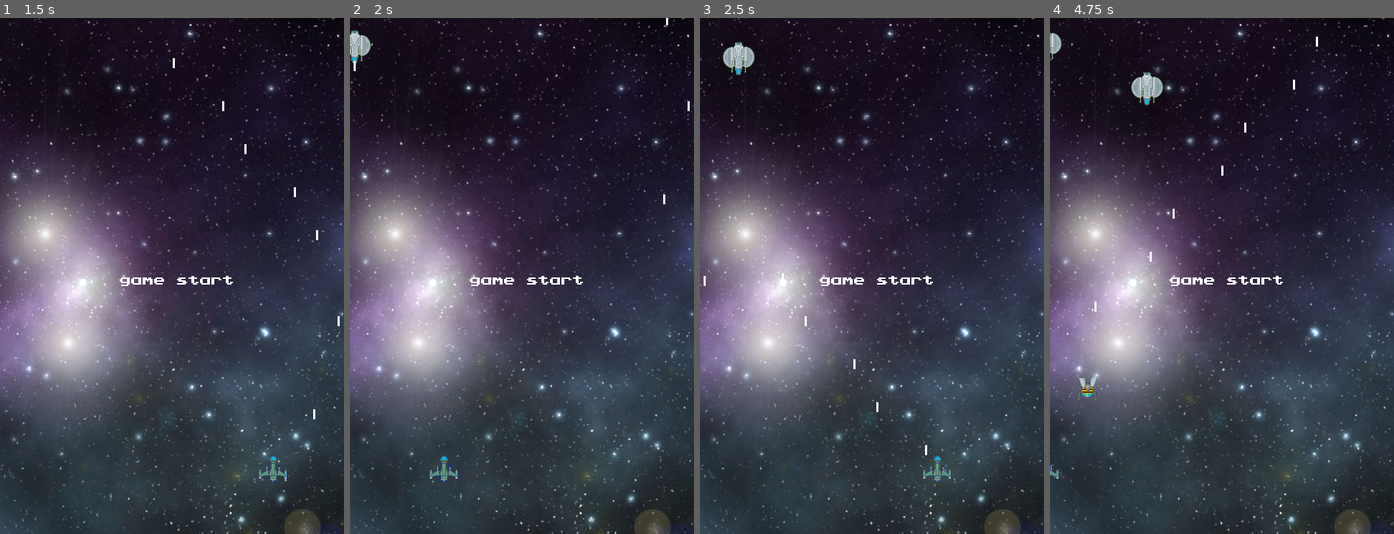
Above: before the commit, frames 1-4 (left to right).
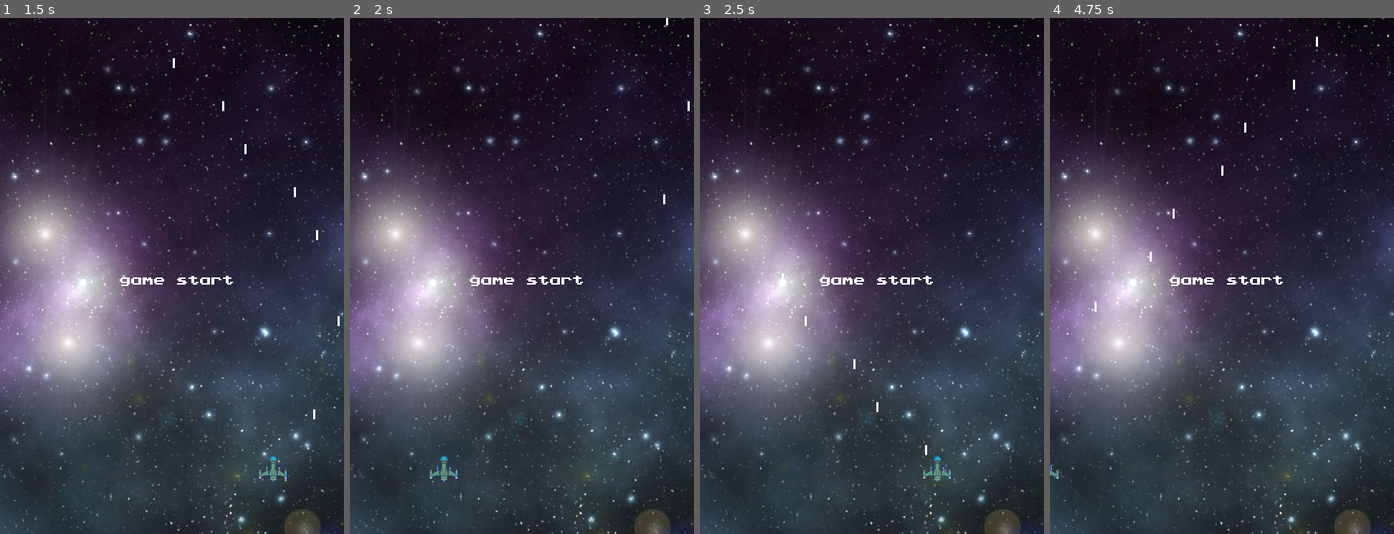
Above: after the commit, the same moments.

Repository: CaKellum/LoneStarfighter
Game: Godot game, scene res://src/Complete.tscn
Same seed, same stepped clock (60 frames per second), same inputs: the game is played once before the commit and once after it.
Inputs:
- Up to frame 1 (1.5 s): tap Enter at 0.5 s; hold Right (right) 0.53-1.28 s; hold W (fire) 0.53-1.28 s; hold Left (left) from 1.28 s (still down); tap W (fire) at 1.35 s
- Up to frame 2 (2 s): keep holding Left (left)
- Up to frame 3 (2.5 s): release Left (left) at 2.03 s; hold Right (right) from 2.03 s (still down); hold W (fire) from 2.03 s (still down)
- Up to frame 4 (4.75 s): release W (fire) at 2.78 s; tap W (fire) at 2.85, 4.35 s; release Right (right) at 3.53 s; hold W (fire) 3.53-4.28 s; hold Left (left) from 3.53 s (still down)

Frame 1 is identical in both runs. In frame 2, 0.3% of the frame differs, in the area x 0-7%, y 2-11%; in frame 3, 0.4%; in frame 4, 0.6%, in the area x 0-36%, y 2-75%.

Commit message:
Implements wave functions

Diff:
--- a/project/src/EnemyBoss.gd
+++ b/project/src/EnemyBoss.gd
@@ -7,7 +7,7 @@
 var is_on_path := false
 var is_in_area := false
 var can_fire := false
-var can_move := true
+var can_move := false
 var velocity := Vector2.ZERO
 var amt_fired := 0
 var hit_count := 0
--- a/project/src/EnemyHard.gd
+++ b/project/src/EnemyHard.gd
@@ -7,7 +7,7 @@
 var is_on_path := false
 var is_in_area := false
 var can_fire := false
-var can_move := true
+var can_move := false
 var velocity := Vector2.ZERO
 var amt_fired := 0
 var hit_count := 0
@@ -73,3 +73,7 @@
 	can_fire = true
 	$FireTimer.wait_time = rng.randf_range(1,3)
 	$FireTimer.start()
+
+
+func _on_Game_game_live():
+	can_move = true
--- a/project/src/EnemyLow.gd
+++ b/project/src/EnemyLow.gd
@@ -7,7 +7,7 @@
 var is_on_path := false
 var is_in_area := false
 var can_fire := false
-var can_move := true
+var can_move := false
 var velocity := Vector2.ZERO
 var path_points := []
 
@@ -65,3 +65,7 @@
 	can_fire = true
 	$FireTimer.wait_time = rng.randf_range(5,7)
 	$FireTimer.start()
+
+
+func _on_Game_game_live():
+	can_move = true
--- a/project/src/EnemyMedium.gd
+++ b/project/src/EnemyMedium.gd
@@ -7,10 +7,9 @@
 var is_on_path := false
 var is_in_area := false
 var can_fire := false
-var can_move := true
+var can_move := false
 var velocity := Vector2.ZERO
 var path_points := []
-
 
 onready var start_pos := position
 onready var enemy_move := EnemyMovement.new(start_pos)
@@ -66,3 +65,7 @@
 	can_fire = true
 	$FireTimer.wait_time = rng.randf_range(3,5)
 	$FireTimer.start()
+
+
+func _on_Game_game_live():
+	can_move= true
--- a/project/src/Game.gd
+++ b/project/src/Game.gd
@@ -3,6 +3,8 @@
 signal game_win
 signal game_loose
 signal new_wave
+signal game_live
+signal repopulate
 
 var is_game_live := false
 
@@ -19,13 +21,17 @@
 		if wave_progress == 3:
 			wave +=1
 			wave_progress = 0
+			$GameIndicator.text = "wave "+str(wave)
+			$GameIndicator.show()
+			emit_signal("repopulate")
 			$WaveDelay.start()
 		if wave == 3:
 			boss_level()
 
 
 func boss_level()->void:
-	self.add_child(enemy_boss.new())
+	self.add_child(enemy_boss.instance())
+
 
 func _on_PlayerShip_game_over()->void:
 	emit_signal("game_loose")
@@ -33,17 +39,21 @@
 
 
 func _on_LowEnemyColection_low_enemy_destroyed()->void:
+	print("low gone")
 	wave_progress +=1
 
 
 func _on_MedEnemyCollection_med_enemy_destroyed()->void:
+	print("med gone")
 	wave_progress +=1
 
 
 func _on_HardEnemyCollection_hard_enemy_destroyed()->void:
+	print("high gone")
 	wave_progress +=1
 
 
-func _on_WaveDelay_timeout():
+func _on_WaveDelay_timeout()->void:
 	$GameIndicator.hide()
+	emit_signal("game_live")
 	is_game_live = true
--- a/project/src/Game.tscn
+++ b/project/src/Game.tscn
@@ -80,6 +80,7 @@
 scale = Vector2( 0.5, 0.5 )
 
 [node name="Timer" type="Timer" parent="LowEnemyColection"]
+one_shot = true
 
 [node name="MedEnemyCollection" type="Path2D" parent="."]
 position = Vector2( 38.6956, -181.17 )
@@ -112,6 +113,7 @@
 scale = Vector2( 0.6, 0.6 )
 
 [node name="Timer" type="Timer" parent="MedEnemyCollection"]
+one_shot = true
 
 [node name="HardEnemyCollection" type="Path2D" parent="."]
 position = Vector2( -143.843, 77.2874 )
@@ -128,6 +130,7 @@
 position = Vector2( -873.984, -101.823 )
 
 [node name="Timer" type="Timer" parent="HardEnemyCollection"]
+one_shot = true
 
 [node name="WaveDelay" type="Timer" parent="."]
 wait_time = 10.0
@@ -151,11 +154,29 @@
 __meta__ = {
 "_edit_use_anchors_": false
 }
+[connection signal="game_live" from="." to="HardEnemyCollection/Enemy_Hard" method="_on_Game_game_live"]
+[connection signal="game_live" from="." to="HardEnemyCollection/Enemy_Hard2" method="_on_Game_game_live"]
+[connection signal="game_live" from="." to="LowEnemyColection/Enemy_low3" method="_on_Game_game_live"]
+[connection signal="game_live" from="." to="MedEnemyCollection/Enemey_Medium5" method="_on_Game_game_live"]
+[connection signal="game_live" from="." to="MedEnemyCollection/Enemey_Medium7" method="_on_Game_game_live"]
+[connection signal="game_live" from="." to="MedEnemyCollection/Enemey_Medium" method="_on_Game_game_live"]
+[connection signal="game_live" from="." to="MedEnemyCollection/Enemey_Medium2" method="_on_Game_game_live"]
+[connection signal="game_live" from="." to="LowEnemyColection/Enemy_low4" method="_on_Game_game_live"]
+[connection signal="game_live" from="." to="LowEnemyColection/Enemy_low2" method="_on_Game_game_live"]
+[connection signal="game_live" from="." to="MedEnemyCollection/Enemey_Medium3" method="_on_Game_game_live"]
+[connection signal="game_live" from="." to="MedEnemyCollection/Enemey_Medium8" method="_on_Game_game_live"]
+[connection signal="game_live" from="." to="LowEnemyColection/Enemy_low5" method="_on_Game_game_live"]
+[connection signal="game_live" from="." to="LowEnemyColection/Enemy_low" method="_on_Game_game_live"]
+[connection signal="game_live" from="." to="LowEnemyColection/Enemy_low6" method="_on_Game_game_live"]
+[connection signal="game_live" from="." to="HardEnemyCollection/Enemy_Hard3" method="_on_Game_game_live"]
+[connection signal="repopulate" from="." to="LowEnemyColection" method="_on_Game_repopulate"]
+[connection signal="repopulate" from="." to="MedEnemyCollection" method="_on_Game_repopulate"]
+[connection signal="repopulate" from="." to="HardEnemyCollection" method="_on_Game_repopulate"]
 [connection signal="game_over" from="PlayerShip" to="." method="_on_PlayerShip_game_over"]
 [connection signal="low_enemy_destroyed" from="LowEnemyColection" to="." method="_on_LowEnemyColection_low_enemy_destroyed"]
+[connection signal="timeout" from="LowEnemyColection/Timer" to="LowEnemyColection" method="_on_Timer_timeout"]
 [connection signal="med_enemy_destroyed" from="MedEnemyCollection" to="." method="_on_MedEnemyCollection_med_enemy_destroyed"]
+[connection signal="timeout" from="MedEnemyCollection/Timer" to="MedEnemyCollection" method="_on_Timer_timeout"]
 [connection signal="hard_enemy_destroyed" from="HardEnemyCollection" to="." method="_on_HardEnemyCollection_hard_enemy_destroyed"]
+[connection signal="timeout" from="HardEnemyCollection/Timer" to="HardEnemyCollection" method="_on_Timer_timeout"]
 [connection signal="timeout" from="WaveDelay" to="." method="_on_WaveDelay_timeout"]
-[connection signal="timeout" from="WaveDelay" to="LowEnemyColection" method="_on_WaveDelay_timeout"]
-[connection signal="timeout" from="WaveDelay" to="MedEnemyCollection" method="_on_WaveDelay_timeout"]
-[connection signal="timeout" from="WaveDelay" to="HardEnemyCollection" method="_on_WaveDelay_timeout"]
--- a/project/src/HardEnemyColection.gd
+++ b/project/src/HardEnemyColection.gd
@@ -2,10 +2,32 @@
 
 signal hard_enemy_destroyed
 
+const CHILDREN = 4
+const CHILD_SPAWN := [Vector2(0,0),Vector2(-880,-100),Vector2(-688,-64)]
+
+var enemy_hard = preload("res://src/EnemyHard.tscn")
+var has_emited = false
+
 func _process(_delta:float)->void:
-	if get_child_count() == 0:
+	if get_child_count() == 1 and (not has_emited):
 		emit_signal("hard_enemy_destroyed")
+		has_emited = true
 
 
-func _on_WaveDelay_timeout():
-	pass # Replace with function body.
+func populate()->void:
+	if get_child_count() < CHILDREN:
+		var new_enemy = enemy_hard.instance()
+		new_enemy.position = CHILD_SPAWN[get_child_count()-1]
+		new_enemy.can_move = true
+		self.add_child(new_enemy)
+		$Timer.start()
+	else:
+		has_emited = false
+
+
+func _on_Timer_timeout():
+	populate()
+
+
+func _on_Game_repopulate():
+	populate()
--- a/project/src/LowEnemyColection.gd
+++ b/project/src/LowEnemyColection.gd
@@ -2,10 +2,34 @@
 
 signal low_enemy_destroyed
 
+const CHILDREN = 7
+const CHILD_SPAWN := [Vector2(-192,704),Vector2(-320,704),Vector2(-480,704),
+Vector2(-656,704),Vector2(-880,704),Vector2(-1080,704)]
+
+var enemy_low = preload("res://src/EnemyLow.tscn")
+var has_emited = false
+
 func _process(_delta:float)->void:
-	if get_child_count() == 0:
+	if get_child_count() == 1 and (not has_emited):
 		emit_signal("low_enemy_destroyed")
+		has_emited = true
 
 
-func _on_WaveDelay_timeout():
-	pass # Replace with function body.
+func populate()->void:
+	if get_child_count() < CHILDREN:
+		var new_enemy = enemy_low.instance()
+		new_enemy.position = CHILD_SPAWN[get_child_count()-1]
+		new_enemy.can_move = true
+		new_enemy.scale = Vector2(.5,.5)
+		self.add_child(new_enemy)
+		$Timer.start()
+	else:
+		has_emited = false
+
+
+func _on_Timer_timeout():
+	populate()
+
+
+func _on_Game_repopulate():
+	populate()
--- a/project/src/MedEnemyCollection.gd
+++ b/project/src/MedEnemyCollection.gd
@@ -2,10 +2,34 @@
 
 signal med_enemy_destroyed
 
+const CHILDREN = 8
+const CHILD_SPAWN := [Vector2(-192,64),Vector2(-320,64),Vector2(-480,64),
+Vector2(-656,64),Vector2(-880,64),Vector2(-1080,64),Vector2(-1080,64),Vector2(-1080,64)]
+
+var enemy_med = preload("res://src/EnemyMedium.tscn")
+var has_emited = false
+
 func _process(_delta:float)->void:
-	if get_child_count() == 0:
+	if get_child_count() == 1 and (not has_emited):
 		emit_signal("med_enemy_destroyed")
+		has_emited = true
 
 
-func _on_WaveDelay_timeout():
-	pass # Replace with function body.
+func populate()->void:
+	if get_child_count() < CHILDREN:
+		var new_enemy = enemy_med.instance()
+		new_enemy.position = CHILD_SPAWN[get_child_count()-1]
+		new_enemy.can_move = true
+		new_enemy.scale = Vector2(.5,.5)
+		self.add_child(new_enemy)
+		$Timer.start()
+	else:
+		has_emited = false
+
+
+func _on_Timer_timeout():
+	populate()
+
+
+func _on_Game_repopulate():
+	populate()
--- a/project/src/PlayerShip.gd
+++ b/project/src/PlayerShip.gd
@@ -44,14 +44,14 @@
 		shot.fired($LeftMuzzle.global_position,-10)
 
 
-func hit()->void:
-	set_collision_layer_bit(0,false)
-	set_collision_mask_bit(0,false)
-	can_move = false
-	_velocity = Vector2.ZERO
-	$SpaceshipLook.play("exploded")
-	emit_signal("game_over")
-	self.queue_free()
+#func hit()->void:
+#	set_collision_layer_bit(0,false)
+#	set_collision_mask_bit(0,false)
+#	can_move = false
+#	_velocity = Vector2.ZERO
+#	$SpaceshipLook.play("exploded")
+#	emit_signal("game_over")
+#	self.queue_free()
 
 
 func _physics_process(delta:float)->void:
@@ -59,10 +59,10 @@
 		_get_input()
 	var collision := move_and_collide(_velocity*delta)
 	if collision:
-		print(collision.collider)
 		for i in ENEMY_BITS:
 			if collision.collider.get_collision_layer_bit(1):
-				self.hit()
+				#self.hit()
+				print('hit')
 
 func _on_CannonCoolDown_timeout()->void:
 	is_fatigued = false
